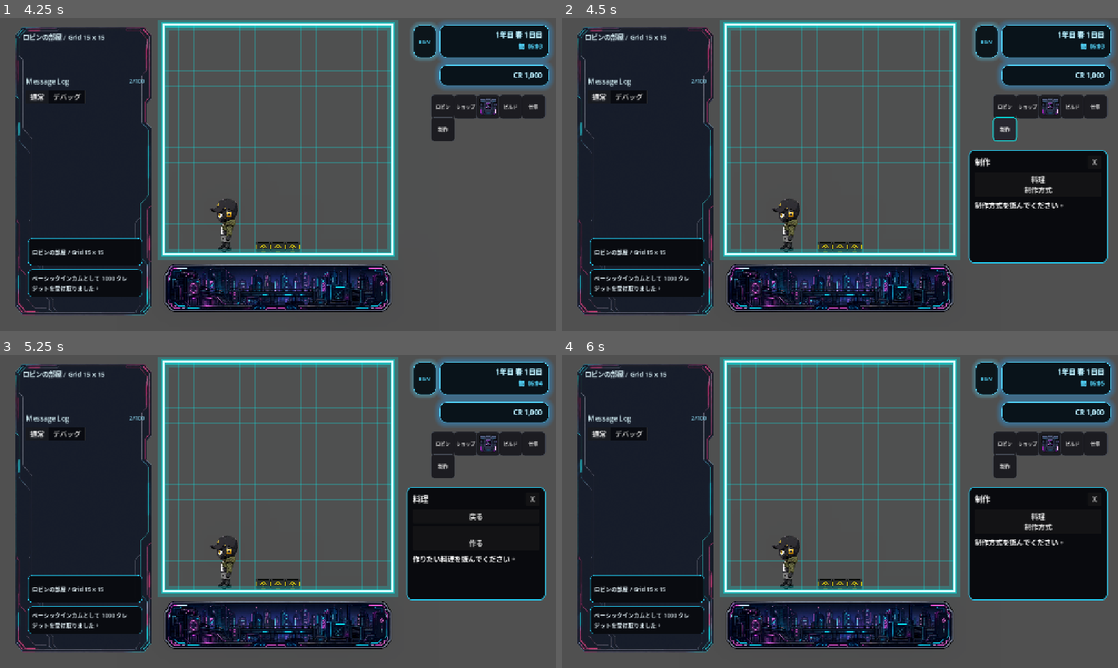
Above: before the commit, frames 1-4 (two rows, left to right).
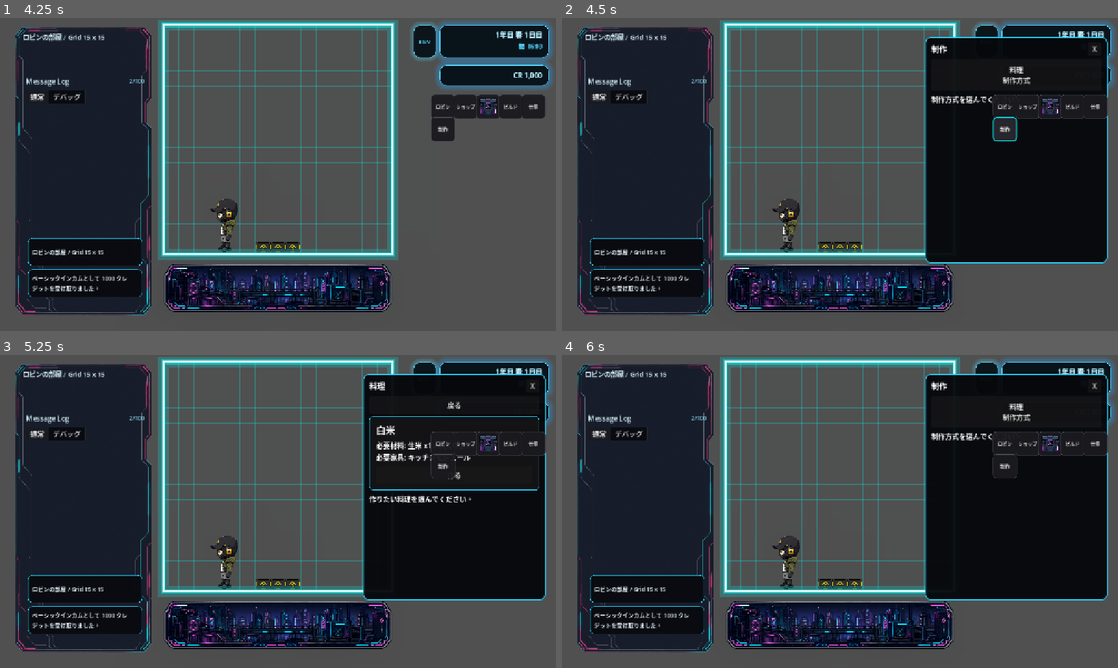
Above: after the commit, the same moments.

Repository: grimoire1089-coder/optimistic
Game: Godot game, scene res://Scenes/Boot/TitleScene.tscn
Two runs of this game, one before a commit and one after it. Both use one fixed random seed, a clock stepped at 60 frames per second and the inputs below. Sound files missing from this copy of the repository are replaced by a short silence.
Inputs:
- Up to frame 1 (4.25 s): click "はじめる" at 0.5 s; click "BGM" at 1.25 s; click "OFF" at 2 s; click "ロビン" at 2.75 s; click "×" at 3.5 s
- Up to frame 2 (4.5 s): click "制作" at 4.25 s
- Up to frame 3 (5.25 s): click "料理 制作方式" at 5 s
- Up to frame 4 (6 s): click "戻る" at 5.75 s

Frame 1 is identical in both runs. In frame 2, 11% of the frame differs, in the area x 65-99%, y 6-79%; in frame 3, 11%; in frame 4, 11%.

Commit message:
Show recipe cards with requirements

Diff:
--- a/Scripts/UI/HUD/CraftMenu.gd
+++ b/Scripts/UI/HUD/CraftMenu.gd
@@ -6,6 +6,9 @@
 const RECIPE_PATHS := [
 	"res://Data/Craft/Recipes/Cooking_0001_WhiteRice.tres",
 ]
+
+const LARGE_MENU_SIZE := Vector2(420.0, 520.0)
+const RECIPE_CARD_SIZE := Vector2(380.0, 170.0)
 
 const TITLE_CRAFT_CODES := [0x5236, 0x4f5c]
 const TITLE_COOKING_CODES := [0x6599, 0x7406]
@@ -21,6 +24,10 @@
 const INVENTORY_NOT_FOUND_CODES := [0x30a4, 0x30f3, 0x30d9, 0x30f3, 0x30c8, 0x30ea, 0x304c, 0x898b, 0x3064, 0x304b, 0x308a, 0x307e, 0x305b, 0x3093, 0x3002]
 const OUTPUT_FAILED_CODES := [0x5b8c, 0x6210, 0x54c1, 0x3092, 0x8ffd, 0x52a0, 0x3067, 0x304d, 0x307e, 0x305b, 0x3093, 0x3067, 0x3057, 0x305f, 0x3002]
 const KITCHEN_MODULE_NAME_CODES := [0x30ad, 0x30c3, 0x30c1, 0x30f3, 0x30e2, 0x30b8, 0x30e5, 0x30fc, 0x30eb]
+const WHITE_RICE_NAME_CODES := [0x767d, 0x7c73]
+const REQUIRED_MATERIALS_LABEL_CODES := [0x5fc5, 0x8981, 0x6750, 0x6599, 0x3a, 0x20]
+const REQUIRED_FURNITURE_LABEL_CODES := [0x5fc5, 0x8981, 0x5bb6, 0x5177, 0x3a, 0x20]
+const NONE_CODES := [0x306a, 0x3057]
 
 @export var cooking_method_id: StringName = &"cooking"
 @export var actor_path: NodePath = NodePath("../../Robin")
@@ -34,12 +41,13 @@
 @onready var detail_label: Label = $MarginContainer/Rows/DetailLabel
 
 var _selected_method_id: StringName = &""
-var _dynamic_buttons: Array[Button] = []
+var _dynamic_nodes: Array[Node] = []
 var _recipes: Array[CraftRecipeData] = []
 
 
 func _ready() -> void:
 	visible = false
+	custom_minimum_size = LARGE_MENU_SIZE
 	if not is_in_group(&"craft_menu"):
 		add_to_group(&"craft_menu")
 	close_button.pressed.connect(close_menu)
@@ -78,15 +86,16 @@
 
 
 func _show_category_view() -> void:
-	_clear_dynamic_buttons()
+	_clear_dynamic_nodes()
 	title_label.text = _string_from_codes(TITLE_CRAFT_CODES)
 	cooking_button.visible = true
+	cooking_button.custom_minimum_size = Vector2(380.0, 72.0)
 	cooking_button.text = _string_from_codes(COOKING_BUTTON_TEXT_CODES)
 	detail_label.text = _string_from_codes(GUIDE_TEXT_CODES)
 
 
 func _show_cooking_view() -> void:
-	_clear_dynamic_buttons()
+	_clear_dynamic_nodes()
 	title_label.text = _string_from_codes(TITLE_COOKING_CODES)
 	cooking_button.visible = false
 	_add_back_button()
@@ -94,28 +103,55 @@
 		detail_label.text = _string_from_codes(NO_RECIPE_CODES)
 		return
 	for recipe in _recipes:
-		_add_recipe_button(recipe)
+		_add_recipe_card(recipe)
 	detail_label.text = _string_from_codes(COOKING_GUIDE_CODES)
 
 
 func _add_back_button() -> void:
 	var button := Button.new()
-	button.custom_minimum_size = Vector2(280.0, 32.0)
+	button.custom_minimum_size = Vector2(380.0, 40.0)
 	button.text = _string_from_codes(BACK_BUTTON_CODES)
 	button.pressed.connect(_on_back_pressed)
 	category_list.add_child(button)
-	_dynamic_buttons.append(button)
-
-
-func _add_recipe_button(recipe: CraftRecipeData) -> void:
+	_dynamic_nodes.append(button)
+
+
+func _add_recipe_card(recipe: CraftRecipeData) -> void:
 	if recipe == null:
 		return
+	var card := PanelContainer.new()
+	card.custom_minimum_size = RECIPE_CARD_SIZE
+	card.add_theme_stylebox_override("panel", _make_card_style())
+
+	var margin := MarginContainer.new()
+	margin.add_theme_constant_override("margin_left", 12)
+	margin.add_theme_constant_override("margin_top", 10)
+	margin.add_theme_constant_override("margin_right", 12)
+	margin.add_theme_constant_override("margin_bottom", 10)
+	card.add_child(margin)
+
+	var rows := VBoxContainer.new()
+	rows.add_theme_constant_override("separation", 8)
+	margin.add_child(rows)
+
+	var name_label := Label.new()
+	name_label.text = _get_recipe_display_name(recipe)
+	name_label.add_theme_font_size_override("font_size", 22)
+	rows.add_child(name_label)
+
+	var requirements_label := Label.new()
+	requirements_label.autowrap_mode = TextServer.AUTOWRAP_WORD_SMART
+	requirements_label.text = _build_requirement_text(recipe)
+	rows.add_child(requirements_label)
+
 	var button := Button.new()
-	button.custom_minimum_size = Vector2(280.0, 56.0)
-	button.text = "%s\n%s" % [_get_recipe_display_name(recipe), _string_from_codes(MAKE_BUTTON_CODES)]
+	button.custom_minimum_size = Vector2(356.0, 42.0)
+	button.text = _string_from_codes(MAKE_BUTTON_CODES)
 	button.pressed.connect(Callable(self, "_on_recipe_pressed").bind(recipe))
-	category_list.add_child(button)
-	_dynamic_buttons.append(button)
+	rows.add_child(button)
+
+	category_list.add_child(card)
+	_dynamic_nodes.append(card)
 
 
 func _on_back_pressed() -> void:
@@ -167,6 +203,39 @@
 		_recipes.append(recipe)
 
 
+func _build_requirement_text(recipe: CraftRecipeData) -> String:
+	return "%s%s\n%s%s" % [
+		_string_from_codes(REQUIRED_MATERIALS_LABEL_CODES),
+		_build_materials_text(recipe),
+		_string_from_codes(REQUIRED_FURNITURE_LABEL_CODES),
+		_build_furniture_text(recipe),
+	]
+
+
+func _build_materials_text(recipe: CraftRecipeData) -> String:
+	if recipe == null or recipe.ingredients.is_empty():
+		return _string_from_codes(NONE_CODES)
+	var parts: Array[String] = []
+	for ingredient in recipe.ingredients:
+		if ingredient == null or ingredient.item_data == null:
+			continue
+		parts.append("%s x%d" % [_get_item_display_name(ingredient.item_data), ingredient.amount])
+	if parts.is_empty():
+		return _string_from_codes(NONE_CODES)
+	return " / ".join(parts)
+
+
+func _build_furniture_text(recipe: CraftRecipeData) -> String:
+	if recipe == null or recipe.required_furniture_ids.is_empty():
+		return _string_from_codes(NONE_CODES)
+	var parts: Array[String] = []
+	for furniture_id_text in recipe.required_furniture_ids:
+		parts.append(_get_furniture_display_name(StringName(furniture_id_text)))
+	if parts.is_empty():
+		return _string_from_codes(NONE_CODES)
+	return " / ".join(parts)
+
+
 func _get_missing_text(recipe: CraftRecipeData, inventory: Node) -> String:
 	if recipe == null:
 		return _string_from_codes(NO_RECIPE_CODES)
@@ -175,7 +244,7 @@
 			continue
 		var current_amount := _get_inventory_item_amount(inventory, ingredient.item_data.category_id, ingredient.item_data.item_id)
 		if current_amount < ingredient.amount:
-			return "%s%s %d/%d" % [_string_from_codes(MISSING_MATERIAL_PREFIX_CODES), ingredient.item_data.display_name, current_amount, ingredient.amount]
+			return "%s%s %d/%d" % [_string_from_codes(MISSING_MATERIAL_PREFIX_CODES), _get_item_display_name(ingredient.item_data), current_amount, ingredient.amount]
 	for furniture_id_text in recipe.required_furniture_ids:
 		var furniture_id := StringName(furniture_id_text)
 		if not _has_furniture(furniture_id):
@@ -238,10 +307,22 @@
 	return String(furniture_id)
 
 
+func _get_item_display_name(item_data: FoodItemData) -> String:
+	if item_data == null:
+		return ""
+	if not item_data.display_name.is_empty():
+		return item_data.display_name
+	return String(item_data.item_id)
+
+
 func _get_recipe_display_name(recipe: CraftRecipeData) -> String:
-	if recipe == null or recipe.output_item == null:
+	if recipe == null:
 		return ""
-	return recipe.output_item.display_name
+	if recipe.recipe_id == &"cooking_0001_white_rice":
+		return _string_from_codes(WHITE_RICE_NAME_CODES)
+	if recipe.output_item != null and not recipe.output_item.display_name.is_empty():
+		return recipe.output_item.display_name
+	return String(recipe.recipe_id)
 
 
 func _get_inventory_module() -> Node:
@@ -269,11 +350,21 @@
 	message_log.call("add_message", message)
 
 
-func _clear_dynamic_buttons() -> void:
-	for button in _dynamic_buttons:
-		if button != null and is_instance_valid(button):
-			button.queue_free()
-	_dynamic_buttons.clear()
+func _clear_dynamic_nodes() -> void:
+	for node in _dynamic_nodes:
+		if node != null and is_instance_valid(node):
+			node.queue_free()
+	_dynamic_nodes.clear()
+
+
+func _make_card_style() -> StyleBoxFlat:
+	var style := StyleBoxFlat.new()
+	style.bg_color = Color(0.08, 0.08, 0.09, 0.92)
+	style.border_color = Color(0.14, 0.8, 0.95, 0.75)
+	style.set_border_width_all(1)
+	style.set_corner_radius_all(8)
+	style.set_content_margin_all(4.0)
+	return style
 
 
 func _string_from_codes(codes: Array) -> String:
